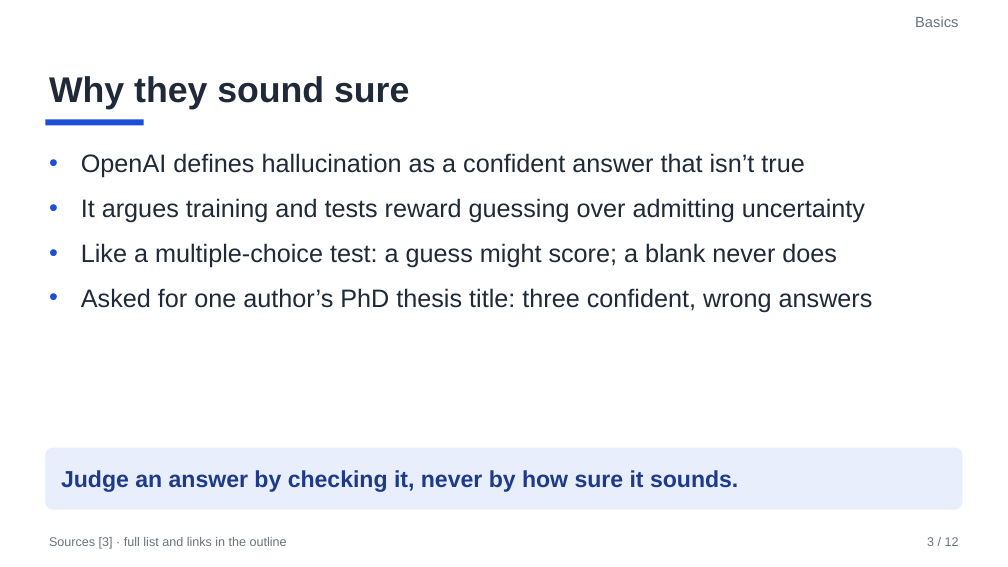
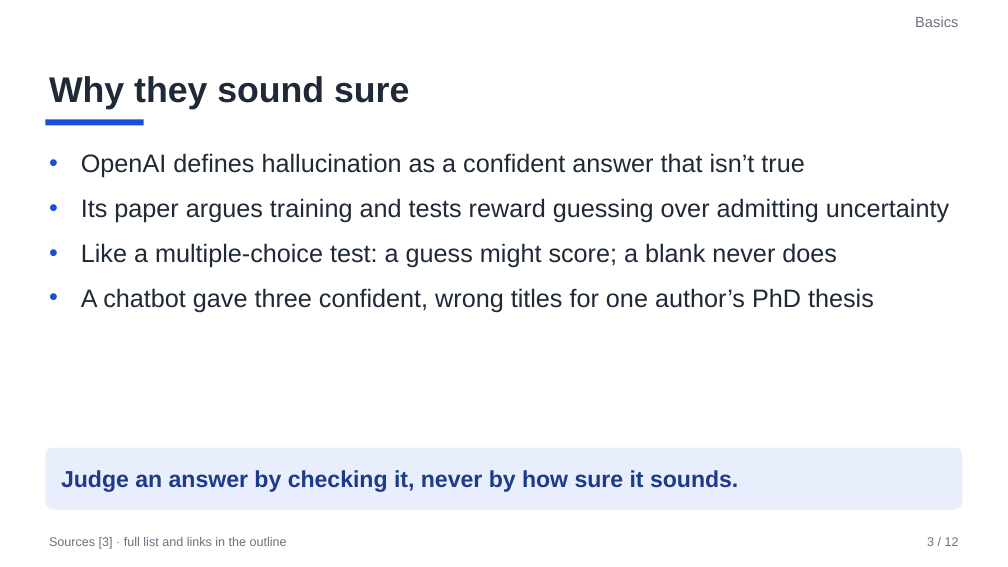
Before and after one commit to AnilKerai/applied-ai-handbook, a slide deck: slide 3 of 1-understand/talk-using-ai-at-work.pptx. Drawn at 1008x567 pixels with LibreOffice and Linux fonts; fonts in the diff are those of the drawing. Boxes give left, top, right and bottom in pixels: in the first picture for what was removed or moved away, otherwise in the second. Text is boxed around its words. In the diff, an @@ line names an element or a change of style, - is before the commit and + after.

```diff
--- a/1-understand/talk-using-ai-at-work.pptx
+++ b/1-understand/talk-using-ai-at-work.pptx
@@ text at (x1=81, y1=198, x2=949, y2=223): text changed @@
-• It argues training and tests reward guessing over admitting uncertainty
+• Its paper argues training and tests reward guessing over admitting uncertainty
@@ text at (x1=81, y1=288, x2=874, y2=313): text changed @@
-• Asked for one author’s PhD thesis title: three confident, wrong answers
+• A chatbot gave three confident, wrong titles for one author’s PhD thesis
```
Also in this commit, not shown: 8 other slides changed, 2 other files.
